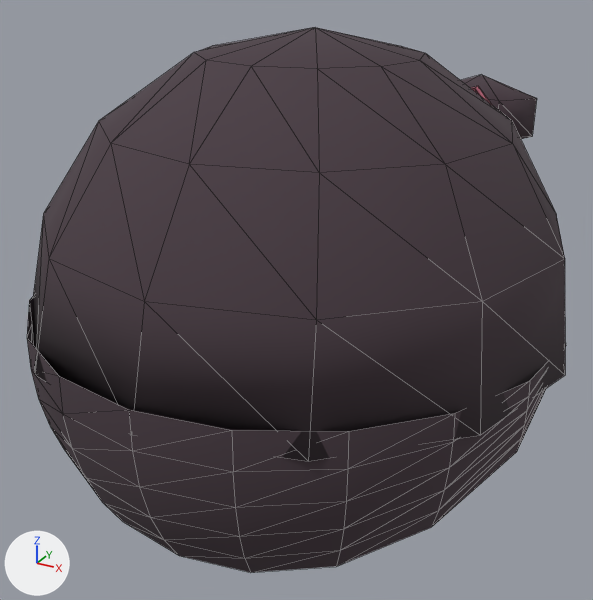
An edit to the glTF model public/assets/island/characters/wear/hair_hw_vampire_sweep_low.glb, drawn before and after from the same camera.
Both versions are drawn from a 50 mm lens placed at (0.729, -1.33, 2.238), pointed at (0.02, -0.041, 1.594). The lights are fixed; the arrows at lower left show +X, +Y and +Z. The first picture is the older version. Both versions are drawn at the pose saved in each file; the numbers are the values there. Mesh edges are drawn as thin lines. Vertices at exactly the same position are counted once.
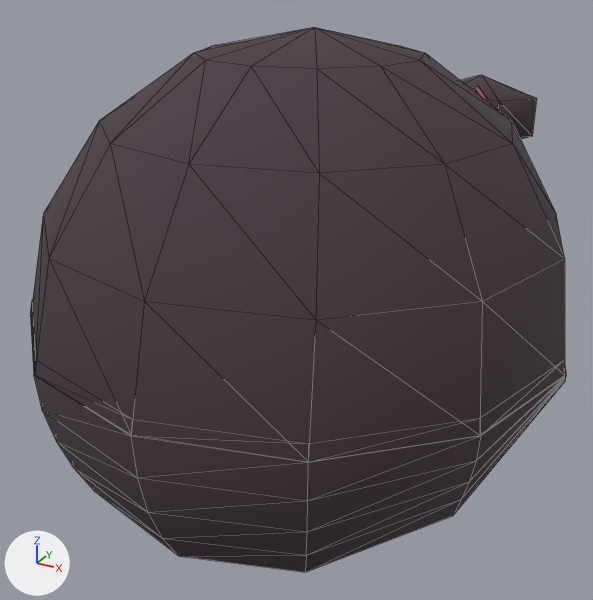
Where the change shows, as pixel boxes (x1, y1, x2, y2) in the pictures (593 x 600 px):
'Mesh_0', reshaped: before (27, 27, 566, 573); after (30, 28, 566, 572)
part 1 of me_mesh_0, cut back: before (27, 296, 566, 573); after (30, 300, 566, 572)

Edits to the bpy script that builds the scene:
```text
Change me_mesh_0:
    used by ob_mesh_0; location = (0.0, 0.0, 0.0)
    remove me_mesh_0.from_pydata(...)  # 179 vertices, 303 faces; spans x -0.535..0.534, y -0.524..0.498, z 1.25..2.098
    add me_mesh_0.from_pydata(...)  # 156 vertices, 264 faces; spans x -0.537..0.535, y -0.524..0.498, z 1.25..2.098
    me_mesh_0 part 1
    47 vertices are removed from x -0.315..0.523, y -0.524..0.019, z 1.25..1.596
    79 faces are deleted
    18 vertices move from x -0.524..-0.403, y -0.299..0.019, z 1.361..1.596 to x -0.537..-0.228, y -0.456..-0.015, z 1.277..1.578
    24 vertices are added at x 0.0..0.535, y -0.524..-0.015, z 1.25..1.578
    40 new faces join them
    other edits to the shape of me_mesh_0 do not show in these pictures
```
